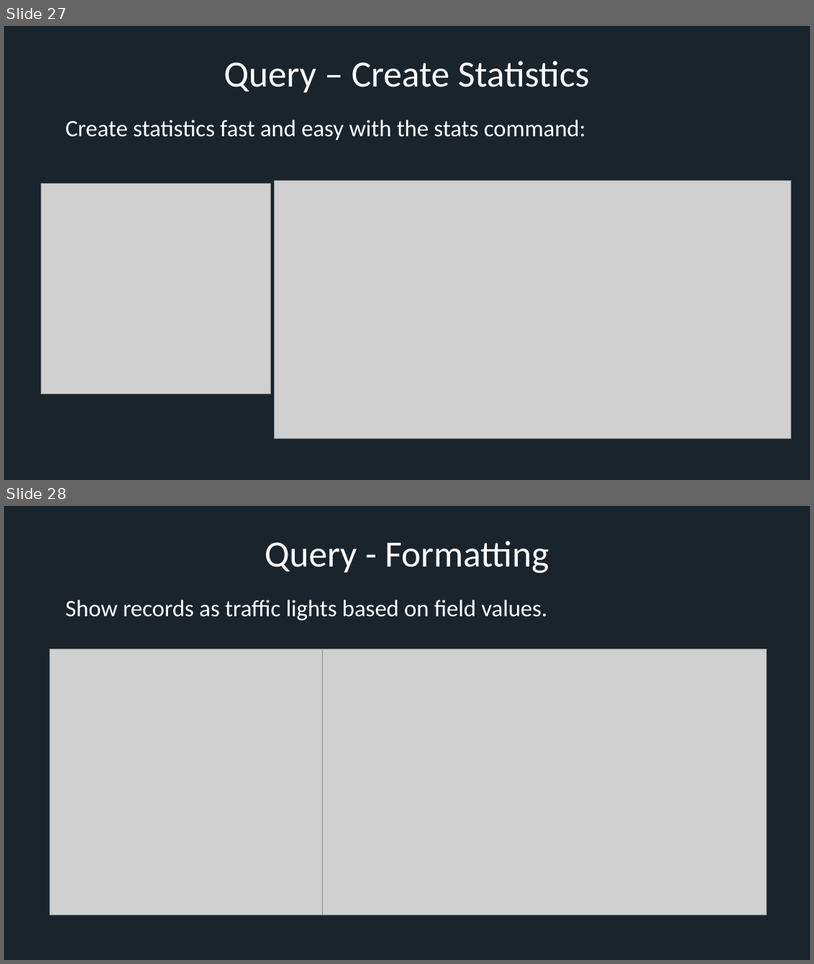
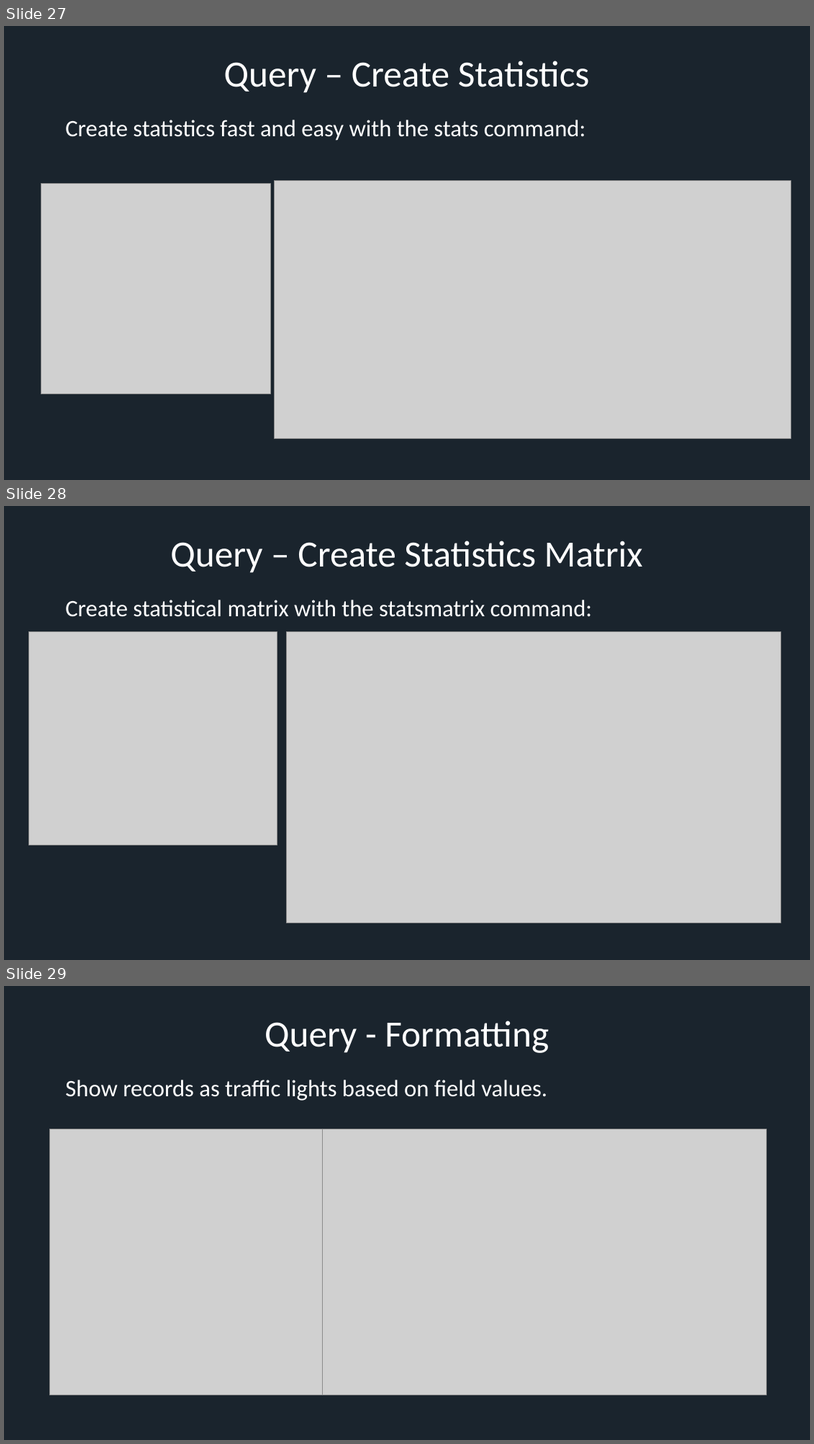
Before and after one commit to xresch/CoreFramework, a slide deck: docs/CFW_Features.pptx. Shown one above the other, each under a label of ours: slides 27 and 28 before the commit, slides 27, 28 and 29 after it. The pictures are 814x964 and 814x1444 pixels, drawn with LibreOffice and Linux fonts; fonts in the diff are those of the drawing; grey boxes stand for pictures. Boxes give left, top, right and bottom in pixels: in the first picture for what was removed or moved away, otherwise in the second. Text is boxed around its words. In the diff, an @@ line names an element or a change of style, - is before the commit and + after.

Commit message:
Query: Finished statsmatrix command

```diff
--- a/docs/CFW_Features.pptx
+++ b/docs/CFW_Features.pptx
@@ slide 28 added at (x1=4, y1=506, x2=810, y2=960), background #1A242D @@
@@ title added at (x1=170, y1=541, x2=643, y2=573), 44 pt, text #FFFFFF @@
+Query – Create Statistics Matrix
@@ text added at (x1=65, y1=600, x2=592, y2=617), 28 pt, text #FFFFFF @@
+Create statistical matrix with the statsmatrix command:
@@ picture added at (x1=28, y1=632, x2=277, y2=845) @@
@@ picture added at (x1=286, y1=632, x2=782, y2=922) @@
@@ what was slide 28 is now slide 29 @@
```
Also in this commit, not shown: 4 other files.
